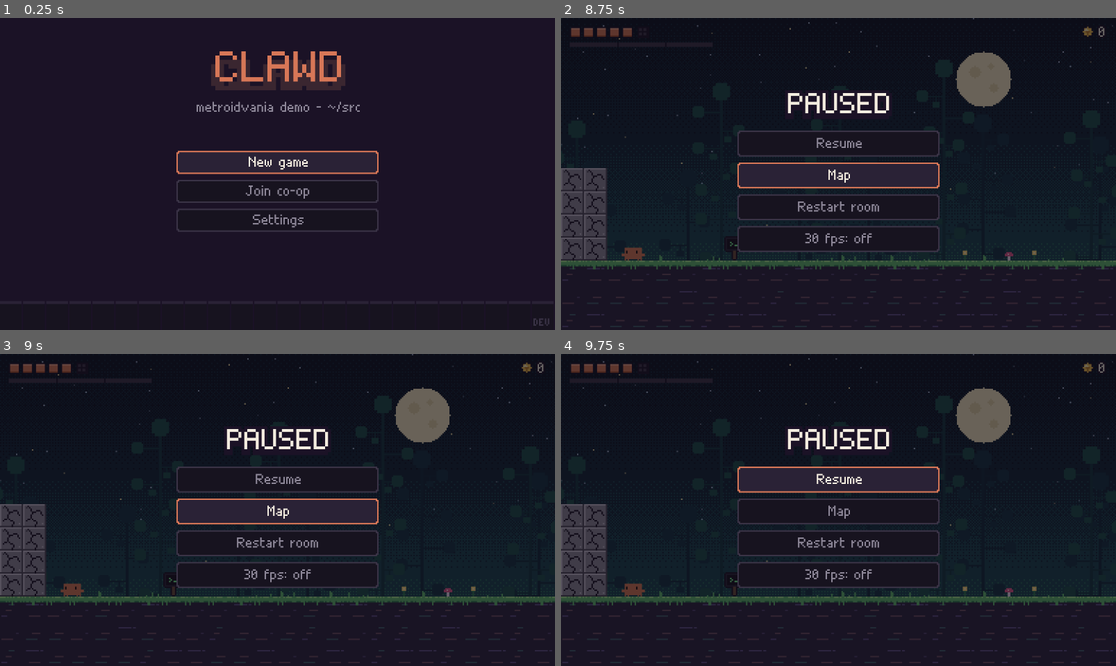
Above: before the commit, frames 1-4 (two rows, left to right).
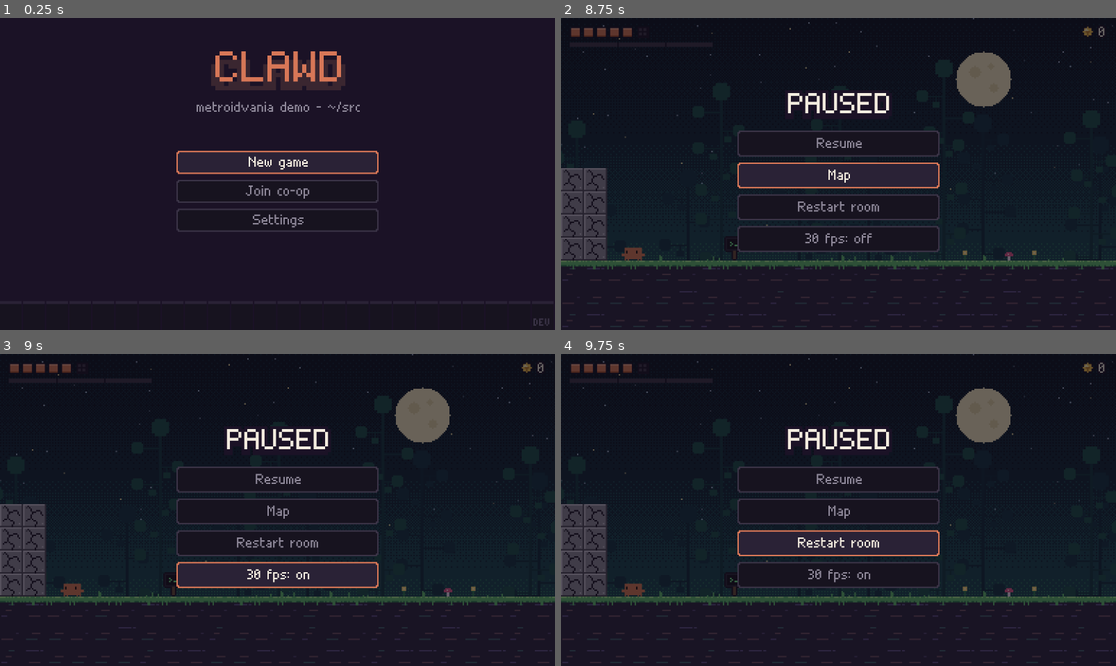
Above: after the commit, the same moments.

Repository: zack-riftwalker/projects
Game: Godot game, scene res://src/main.tscn
Same seed, same stepped clock (60 frames per second), same inputs: the game is played once before the commit and once after it.
Inputs (mouse positions are in pixels of both pictures, inside the frame that each line leads up to):
- Up to frame 1 (0.25 s): no input
- Up to frame 2 (8.75 s): tap Enter (start) at 0.5, 2, 2.75, 5, 6.5, 8 s; move the mouse to (960, 158) at 0.52 s; hold Right (right) 0.53-1.25 s; tap X (attack) at 0.6 s; click (960, 158) at 0.67 s; tap Z (jump) at 0.77, 1.07, 3.77, 4.07, 6.77, 7.07 s; drag from (727, 189) to (810, 236) at 1.27 s; move the mouse to (894, 105) at 2.02 s; hold Right (right) 2.03-2.75 s; tap V (special) at 2.1 s; click (894, 105) at 2.17 s; drag from (810, 236) to (672, 127) at 2.77 s; move the mouse to (1005, 220) at 3.52 s; hold Left (left) 3.53-4.25 s; tap Space at 3.6 s; click (1005, 220) at 3.67 s; tap Escape (pause) at 4.15 s; drag from (672, 127) to (755, 96) at 4.27 s; move the mouse to (866, 174) at 5.02 s; hold Down (down) 5.03-5.75 s; tap Shift at 5.1 s; click (866, 174) at 5.17 s; drag from (755, 96) to (727, 189) at 5.77 s; move the mouse to (960, 158) at 6.52 s; hold Up (up) 6.53-7.25 s; tap P at 6.6 s; click (960, 158) at 6.67 s; drag from (727, 189) to (810, 236) at 7.27 s; move the mouse to (894, 105) at 8.02 s; hold Down (down) from 8.03 s (still down); tap 9 at 8.1 s; click (894, 105) at 8.17 s
- Up to frame 3 (9 s): release Down (down) at 8.75 s; drag from (249, 572) to (111, 463) at 8.77 s
- Up to frame 4 (9.75 s): move the mouse to (1005, 556) at 9.52 s; hold Up (up) from 9.53 s (still down); tap Keypad Enter at 9.6 s; click (1005, 556) at 9.67 s

Frames 1-2 are identical in both runs. In frame 3, 1.2% of the frame differs, in the area x 31-69%, y 46-76%; in frame 4, 1.5%, in the area x 31-69%, y 36-74%.

Commit message:
Fix phone input after the title screen; benches activate on touch
Co-Authored-By: Claude Sonnet 5.5 <noreply@anthropic.com>
Claude-Session: https://claude.ai/code/session_01VqL5Dg48zrezniSqMMATGM

Diff:
--- a/godot/src/main.gd
+++ b/godot/src/main.gd
@@ -1,4 +1,5 @@
 extends Control
+
 # Main: builds the viewport, fits it to the window, runs the pause menu, the touch layer and the debug overlay,
 # and (for tests) hands control to src/test/run_tests.gd.
 
@@ -298,7 +299,7 @@
 	else:
 		pause_menu.close()
 
-func _unhandled_input(event: InputEvent) -> void:
+func _input(event: InputEvent) -> void:
 	if title != null and title.active:
 		title.key_event(event)
 	if title != null and title.active or end_screen != null and end_screen.active:
@@ -307,11 +308,15 @@
 		if event is InputEventScreenTouch and event.pressed:
 			tp = event.position
 			th = true
-		elif event is InputEventMouseButton and event.pressed:
+		elif event is InputEventMouseButton and event.pressed and event.device != InputEvent.DEVICE_ID_EMULATION:      # (a touch also arrives as an emulated mouse click: once is enough)
 			tp = event.position
 			th = true
 		if th:
+			if event is InputEventScreenTouch:
+				touch.enable()            # a phone: the stick and buttons show up as soon as the title is gone
 			var tg := (tp - screen.position) * Vector2(W, H) / screen.size
+			if Game.debug:
+				print("CLAWD: tap ", event.get_class(), " ", tp, " -> ", tg)
 			if end_screen.active:
 				end_screen.tap(tg)
 			else:
@@ -324,7 +329,7 @@
 		if event is InputEventScreenTouch and event.pressed:
 			pos = event.position
 			hit = true
-		elif event is InputEventMouseButton and event.pressed:
+		elif event is InputEventMouseButton and event.pressed and event.device != InputEvent.DEVICE_ID_EMULATION:      # (a touch also arrives as an emulated mouse click: once is enough)
 			pos = event.position
 			hit = true
 		if hit:
--- a/godot/src/test/run_tests.gd
+++ b/godot/src/test/run_tests.gd
@@ -32,6 +32,7 @@
 		"save": return t_save()
 		"crack": return t_crack()
 		"end": return t_end()
+		"bench": return t_bench()
 		"null": return t_null()
 		"focus": return t_focus()
 		"guard": return t_guard()
@@ -386,6 +387,25 @@
 	DirAccess.remove_absolute(ProjectSettings.globalize_path("user://test_save.json"))
 	Game.persist = false
 	return report("save", ok, "loaded=%s rested hp=%d token gone=%s tokens=%d at bench=%s died event=%s back on bench full hp=%s deaths=%d" % [loaded, rested_hp, token_gone, Game.tokens, at_bench, died[0], back, Game.deaths])
+
+func t_bench() -> bool:
+	Game.persist = false
+	Game.fresh()
+	Game.bench = ""
+	var m := new_manager()
+	m.swap_to("R03")
+	var room := m.room
+	var c: Dictionary = room.cps[0]
+	var p = m.player
+	p.x = c.x - 5.0
+	p.y = floor_y(room, c.x, int(c.y / 16.0) - 2)
+	p.vx = 0.0
+	p.vy = 0.0
+	for f in range(12):
+		Controls.script_input = {}
+		m.tick(Game.STEP)
+	Controls.script_input = null
+	return report("bench", Game.bench == "R03", "bench after walking up to it without pressing anything: '%s'" % Game.bench)
 
 func t_end() -> bool:
 	Game.persist = false
--- a/godot/src/ui/touch_controls.gd
+++ b/godot/src/ui/touch_controls.gd
@@ -38,7 +38,7 @@
 		return
 	enabled = true
 	Game.touch_seen = true
-	visible = true
+	visible = not suspended
 	layout()
 
 func layout() -> void:
--- a/godot/src/world/room.gd
+++ b/godot/src/world/room.gd
@@ -82,6 +82,7 @@
 signal door_crossed(door: Dictionary)
 signal bench_requested(index: int)
 signal end_requested
+signal bench_touched(index: int)
 var got := {}                  # item ids already collected (kept across a death)
 var sparks := [false, false, false]
 var death_t := -1.0
@@ -955,6 +956,12 @@
 			p.spring(s)
 
 func interact_goals(p) -> void:
+	if mode != "guest" and p.on_ground and not crossing and Game.bench != id and p.hp > 0:
+		for i in range(cps.size()):         # walking up to a bench is enough to make it the respawn point
+			var c0: Dictionary = cps[i]
+			if absf(p.x + p.w / 2.0 - c0.x) < 12 and p.y + p.h > c0.y - 34 and p.y < c0.y:
+				bench_touched.emit(i)
+				break
 	if Controls.pressed.get("up", false) and p.on_ground and not crossing:
 		for i in range(cps.size()):
 			var c: Dictionary = cps[i]
--- a/godot/src/world/room_manager.gd
+++ b/godot/src/world/room_manager.gd
@@ -41,6 +41,7 @@
 	r.restart_requested.connect(func(_s): restart_requested.emit())
 	r.bench_requested.connect(func(i): bench_requested.emit(r, i))
 	r.end_requested.connect(func(): end_requested.emit())
+	r.bench_touched.connect(func(i): rest(r, i))
 	r.local_died.connect(func(): local_died.emit(r))
 	rooms[room_id] = r
 	if local:
Not shown, changed: docs/reports/metroidvania-phase2.md
Not shown, changed: public/mv/build.txt
Not shown, changed: public/mv/index.html
Not shown, changed: public/mv/index.pck.gz
Not shown, changed: tools/godot/test-all.sh
Not shown, changed: tools/scenarios-mv.js
